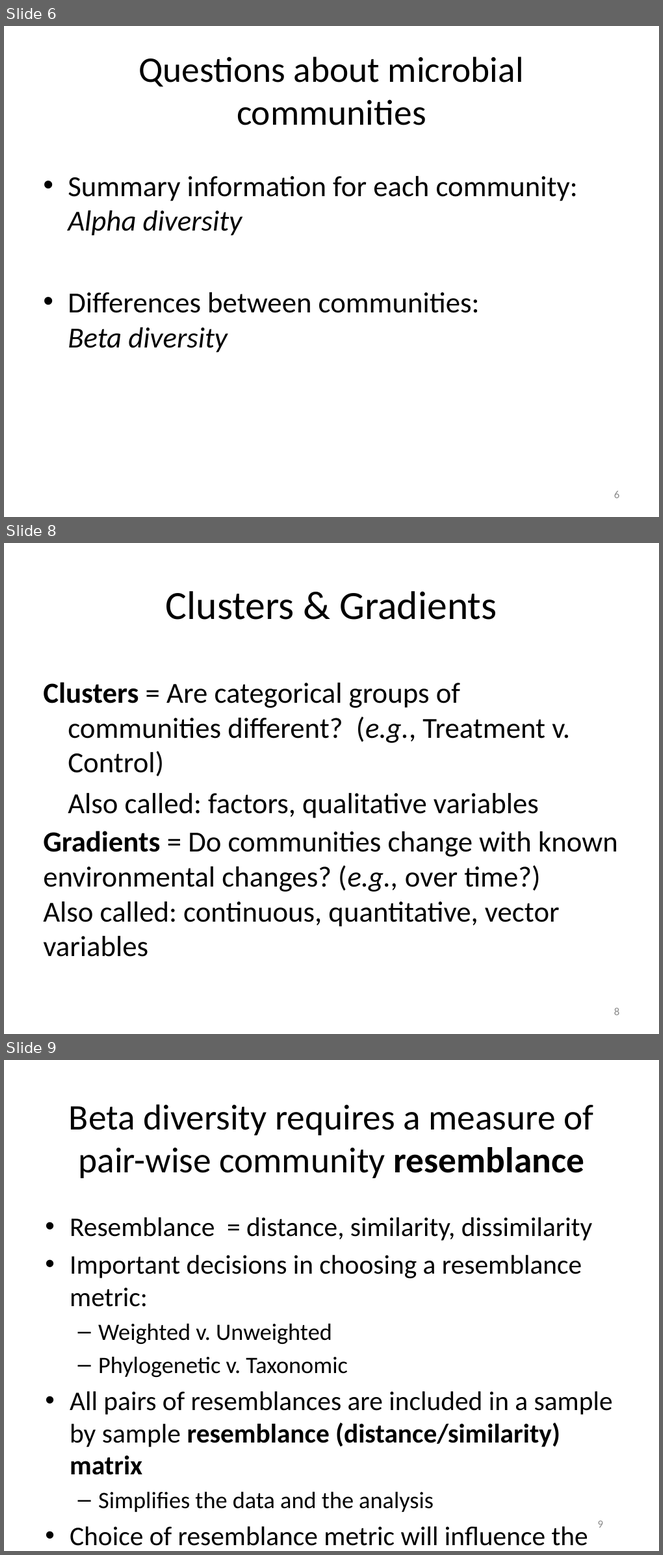
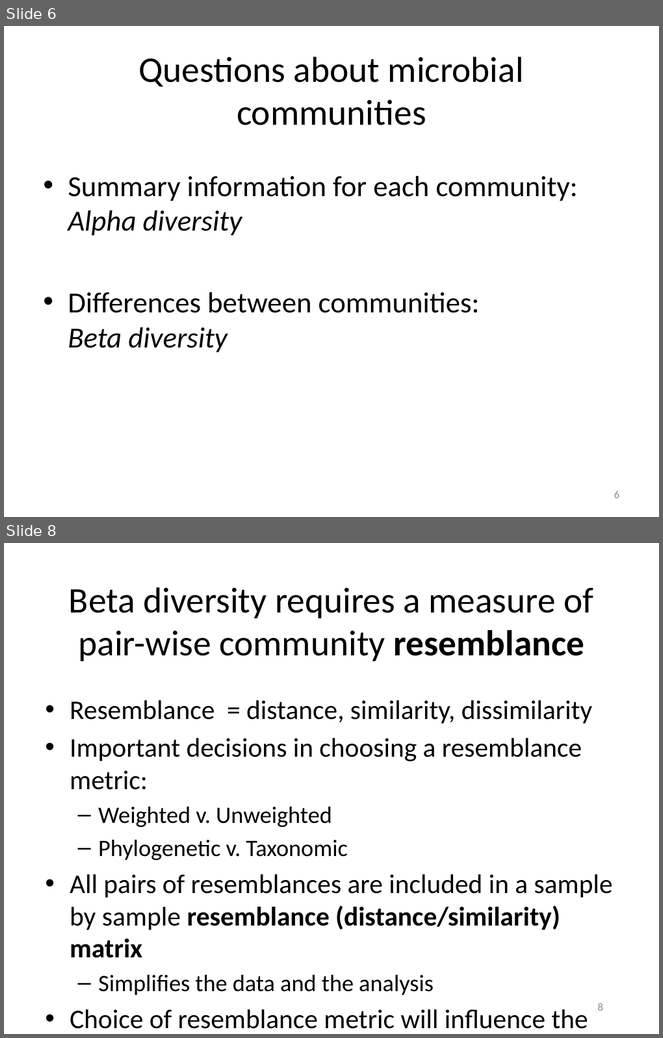
Before and after one commit to edamame-course/docs, a slide deck: extra/Presentations/2014-08-14-PM_Ashley_Lecture3.pptx. Shown one above the other, each under a label of ours: slides 6, 8 and 9 before the commit, slides 6 and 8 after it; the slides between them are not shown. The pictures are 663x1555 and 663x1038 pixels, drawn with LibreOffice and Linux fonts; fonts in the diff are those of the drawing. Boxes give left, top, right and bottom in pixels: in the first picture for what was removed or moved away, otherwise in the second. Text is boxed around its words. In the diff, an @@ line names an element or a change of style, - is before the commit and + after.

```diff
--- a/extra/Presentations/2014-08-14-PM_Ashley_Lecture3.pptx
+++ b/extra/Presentations/2014-08-14-PM_Ashley_Lecture3.pptx
@@ slide 8 removed at (4, 543, 659, 1034), background #FFFFFF @@
@@ title removed at (166, 591, 497, 620) @@
-Clusters & Gradients
@@ text removed at (43, 682, 570, 819) @@
-Clusters = Are categorical groups of communities different? (e.g., Treatment v. Control)
-Also called: factors, qualitative variables
@@ text removed at (43, 831, 618, 957) @@
-Gradients = Do communities change with known environmental changes? (e.g., over time?)
-Also called: continuous, quantitative, vector variables
@@ page number removed at (614, 1008, 620, 1016) @@
-8
@@ what was slide 9 is now slide 8 @@
@@ page number at (598, 1003, 603, 1011): text changed @@
-9
+8
```
Also in this commit, not shown: 1 slide changed, 3 slides added, 1 other slide removed, 2 other files.
